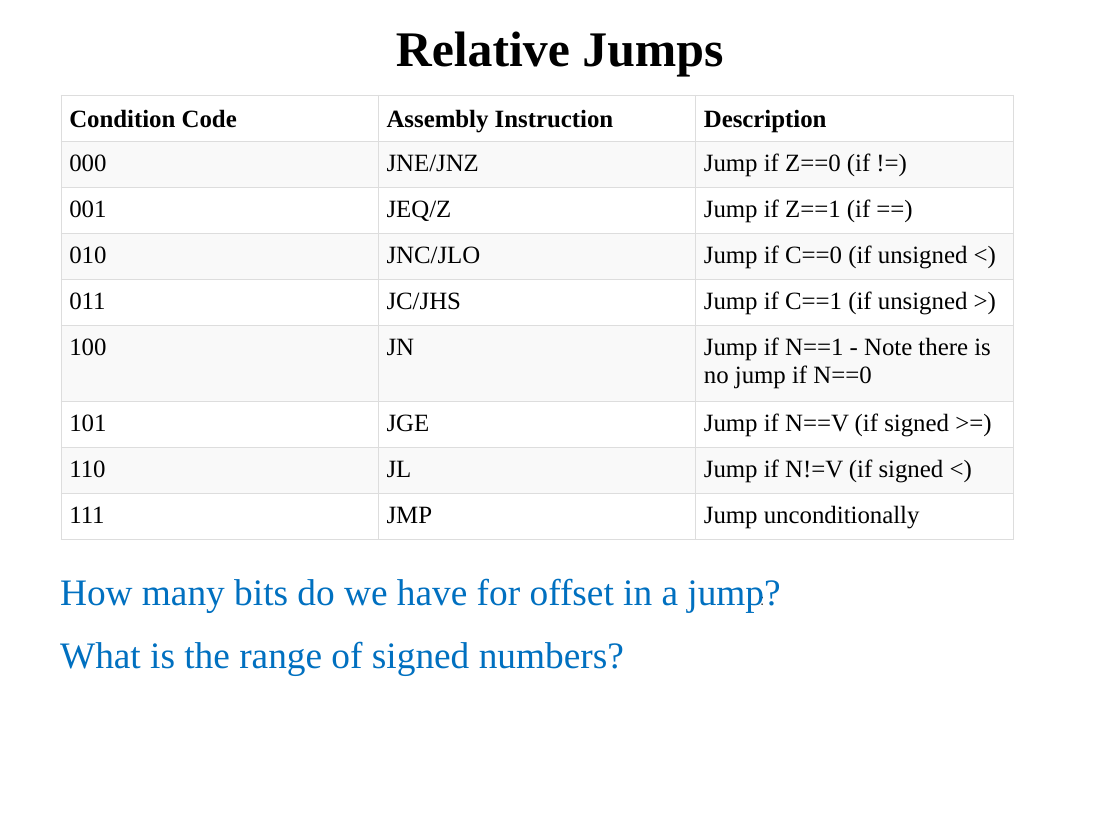
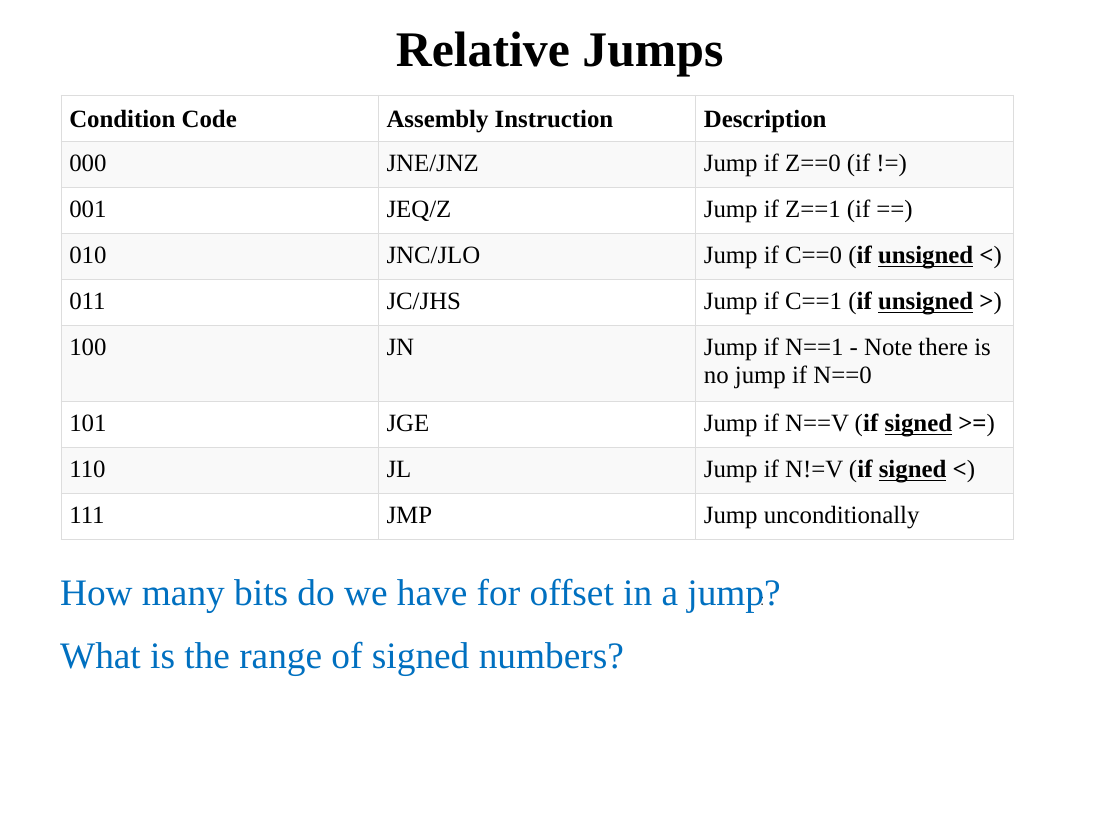
Before and after one commit to pw4rn3r/ECE382, a slide deck: slide 8 of notes/L3/Lsn3.pptx. Drawn at 1120x840 pixels with LibreOffice and Linux fonts; fonts in the diff are those of the drawing. Boxes give left, top, right and bottom in pixels: in the first picture for what was removed or moved away, otherwise in the second. Text is boxed around its words. In the diff, an @@ line names an element or a change of style, - is before the commit and + after.

```diff
--- a/notes/L3/Lsn3.pptx
+++ b/notes/L3/Lsn3.pptx
@@ table at [62, 95, 1012, 540] @@
@@ bold on in "(if unsigned <)", "(if unsigned >)", "(if signed >=)", "(if signed <)" @@
@@ underline on in "unsigned", "unsigned", "signed", "signed" @@
```
Also in this commit, not shown: 7 other slides changed.
